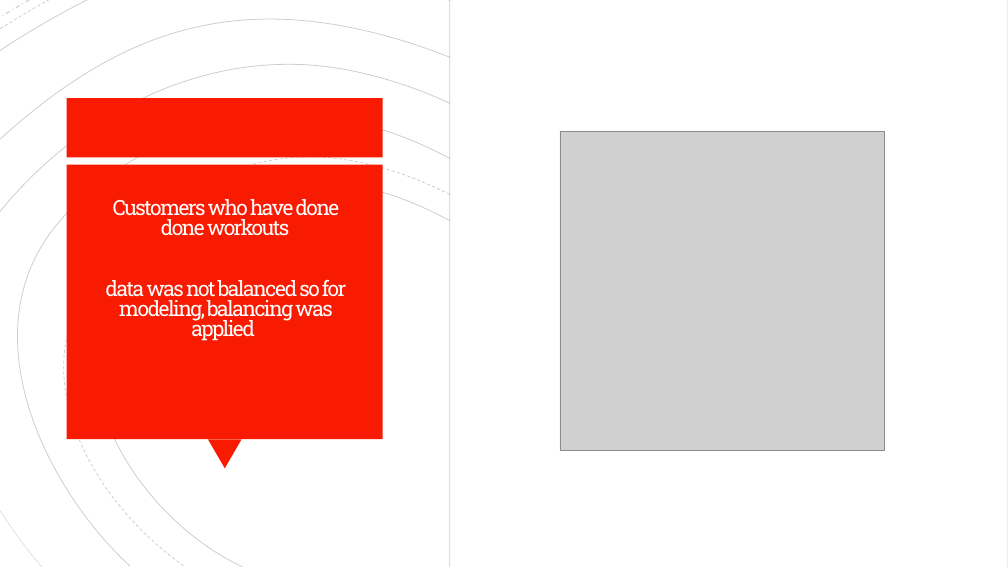
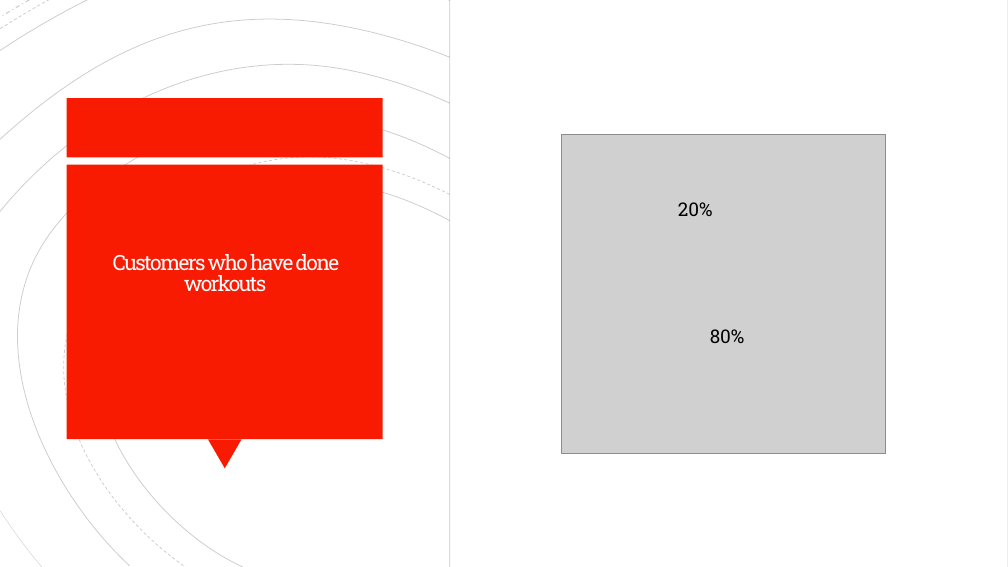
Before and after one commit to adamk6/codingDojoFinalProject, a slide deck: slide 6 of Coding Dojo - Final Project - Adam Kolodny.pptx. Drawn at 1008x567 pixels with LibreOffice and Linux fonts; fonts in the diff are those of the drawing; grey boxes stand for pictures. Boxes give left, top, right and bottom in pixels: in the first picture for what was removed or moved away, otherwise in the second. Text is boxed around its words. In the diff, an @@ line names an element or a change of style, - is before the commit and + after.

```diff
--- a/Coding Dojo - Final Project - Adam Kolodny.pptx
+++ b/Coding Dojo - Final Project - Adam Kolodny.pptx
@@ picture: place and size @@
-picture at [560, 131, 885, 450]
+picture at [562, 135, 886, 454]
@@ text added at [678, 202, 713, 216], 18 pt, text #000000 @@
+20%
@@ title at [113, 254, 340, 292]: text changed @@
-Customers who have done done workouts
-data was not balanced so for modeling, balancing was applied
+Customers who have done workouts
@@ text added at [710, 329, 745, 343], 18 pt, text #000000 @@
+80%
```
Also in this commit, not shown: 4 other slides changed.
